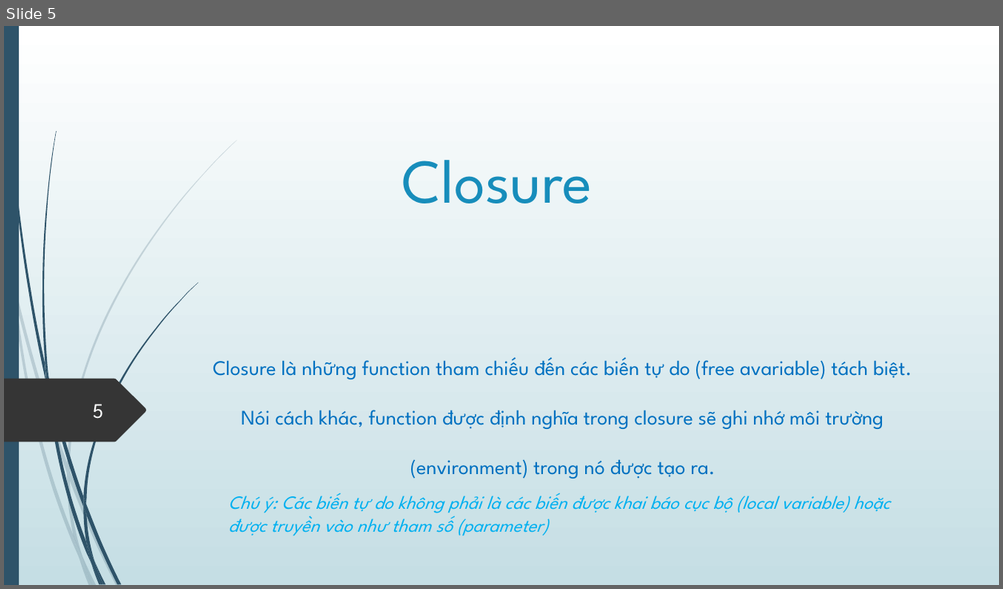
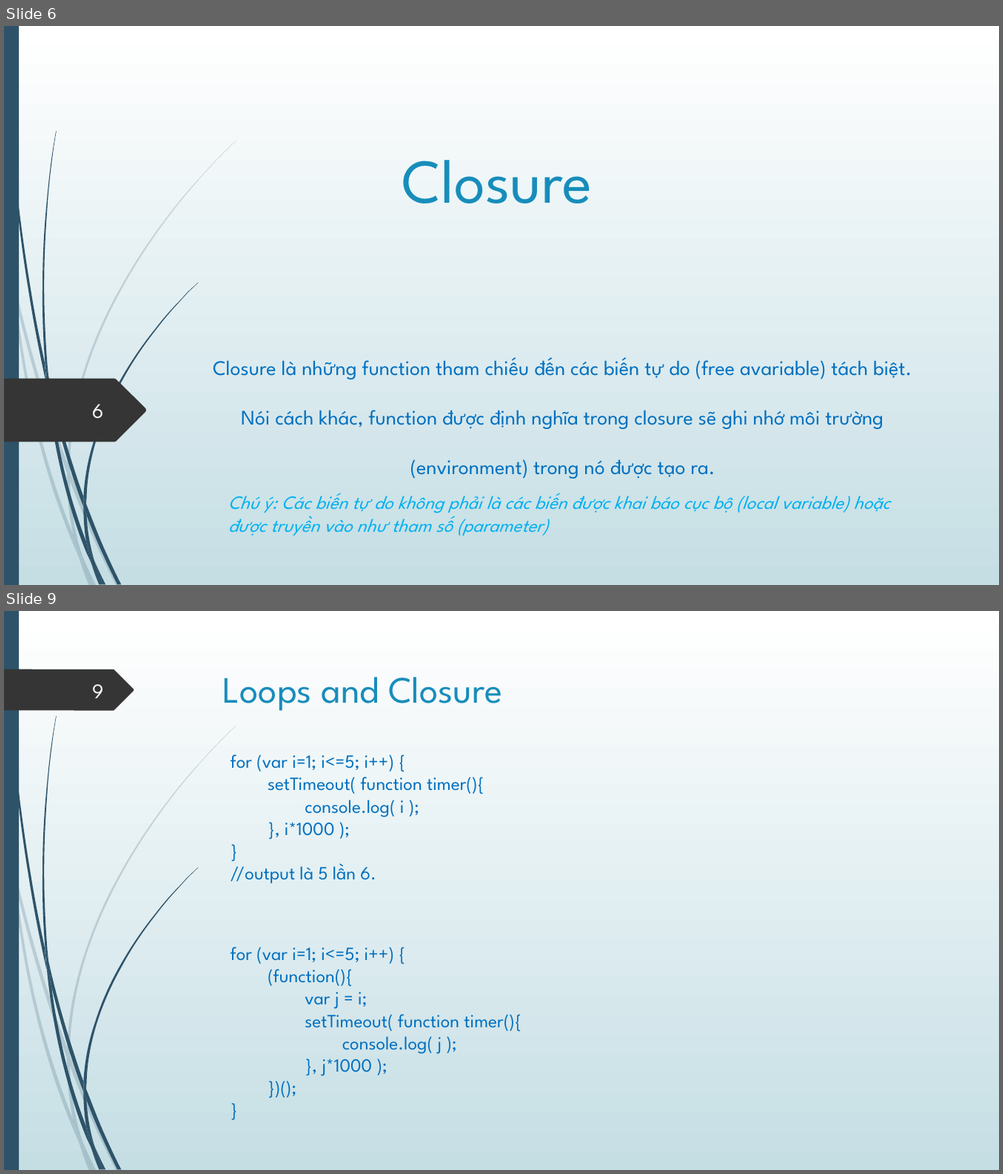
Before and after one commit to lionheartmettle/Bai-Tap-JS-TungNT72-, a slide deck: Slide/TungNT72 Hoisting vs Closure.pptx. Shown one above the other, each under a label of ours: slide 5 before the commit, slides 6 and 9 after it; the slides between them are not shown. The pictures are 1003x589 and 1003x1174 pixels, drawn with LibreOffice and Linux fonts; fonts in the diff are those of the drawing. Boxes give left, top, right and bottom in pixels: in the first picture for what was removed or moved away, otherwise in the second. Text is boxed around its words. In the diff, an @@ line names an element or a change of style, - is before the commit and + after.

```diff
--- a/Slide/TungNT72 Hoisting vs Closure.pptx
+++ b/Slide/TungNT72 Hoisting vs Closure.pptx
@@ slide 9 added at [4,611,999,1170], background gradient #FFFFFF to #C5DEE5; not listed: 23 template elements that a slide beside it also shows @@
@@ freeform shape added at [4,669,134,710], fill #353535 @@
@@ title added at [223,677,502,711], 36 pt, text #178DBB @@
+Loops and Closure
@@ page number added at [92,684,103,698], 20 pt, text #FEFFFF @@
+9
@@ text added at [230,755,484,884], 18 pt, text #0070C0 @@
+for (var i=1; i<=5; i++) {
+setTimeout( function timer(){
+console.log( i );
+}, i*1000 );
+}
+//output là 5 lần 6.
@@ text added at [230,947,521,1076], 18 pt, text #0070C0 @@
+for (var i=1; i<=5; i++) {
+(function(){
+var j = i;
+setTimeout( function timer(){
+console.log( j );
+}, j*1000 );
+})();
+}
@@ what was slide 5 is now slide 6 @@
@@ page number at [92,404,103,419]: text changed @@
-5
+6
```
Also in this commit, not shown: 5 slides changed, 3 other slides added, 21 other files.
